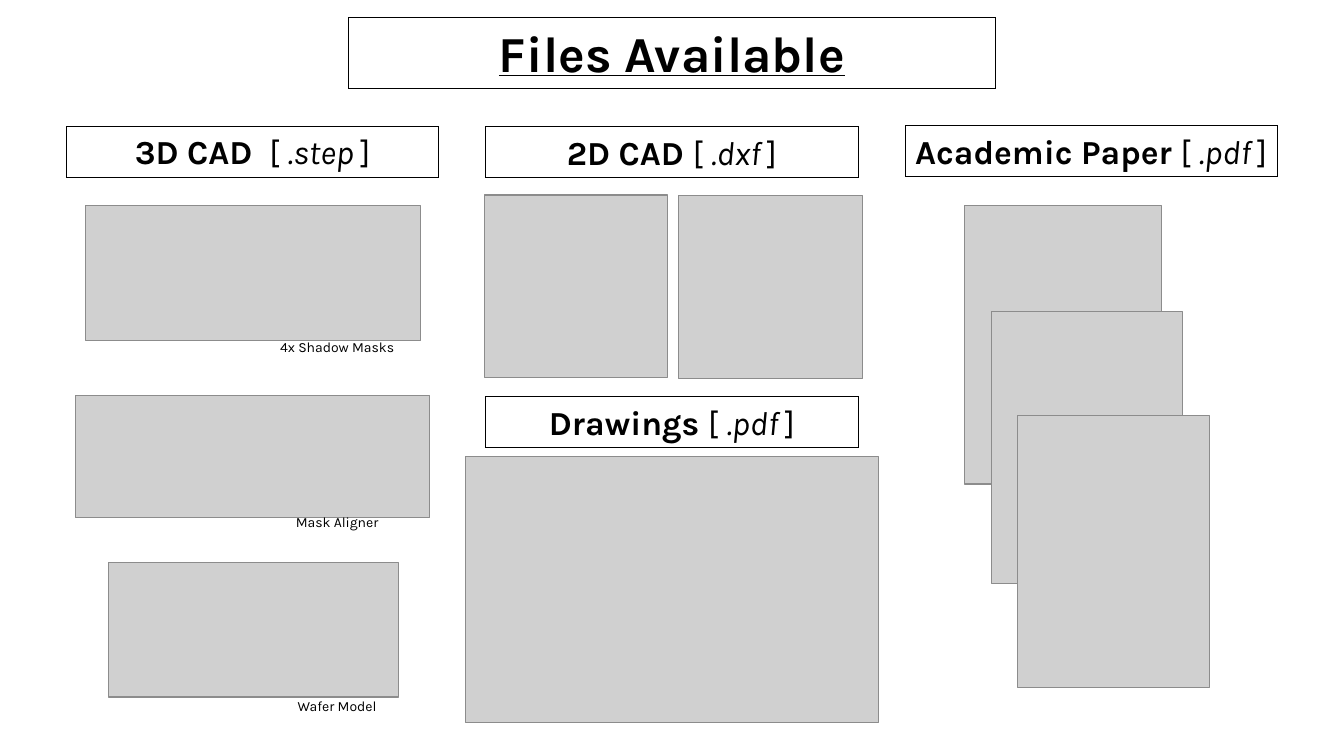
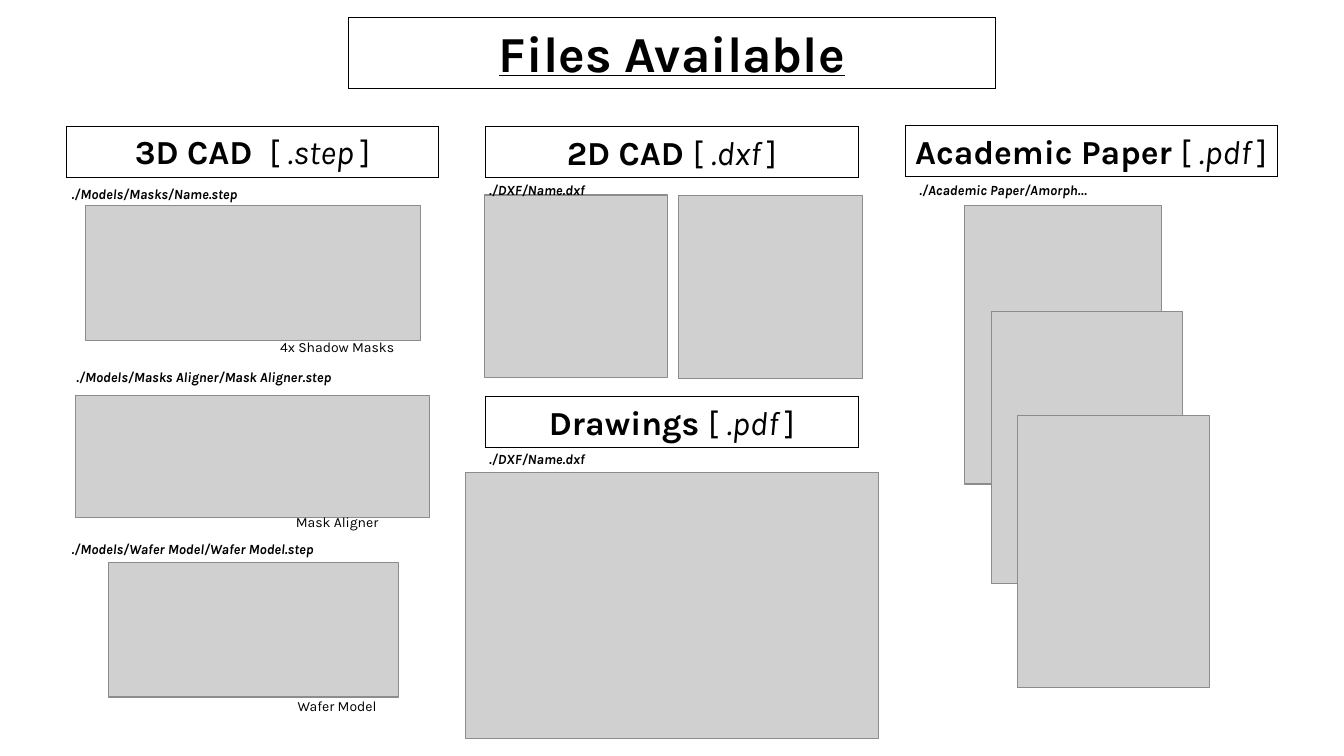
Before and after one commit to barajasalfredo13/Amorphous-Selenium-Vertical-Design, a slide deck: slide 1 of z.ReadMeAssets/ASeGrapheneDetector.pptx (slide 5 before the commit). Drawn at 1344x756 pixels with LibreOffice and Linux fonts; fonts in the diff are those of the drawing; grey boxes stand for pictures. Boxes give left, top, right and bottom in pixels: in the first picture for what was removed or moved away, otherwise in the second. Text is boxed around its words. In the diff, an @@ line names an element or a change of style, - is before the commit and + after.

```diff
--- a/z.ReadMeAssets/ASeGrapheneDetector.pptx
+++ b/z.ReadMeAssets/ASeGrapheneDetector.pptx
@@ text added at (72,188,238,203), 10 pt, text #000000, bold, italic @@
+./Models/Masks/Name.step
@@ text added at (489,182,584,196), 10 pt, text #000000, bold, italic @@
+./DXF/Name.dxf
@@ text added at (919,184,1087,199), 10 pt, text #000000, bold, italic @@
+./Academic Paper/Amorph…
@@ text added at (76,371,331,386), 10 pt, text #000000, bold, italic @@
+./Models/Masks Aligner/Mask Aligner.step
@@ picture: place and size @@
-picture at (466,457,879,723)
+picture at (466,473,879,739)
@@ text added at (489,453,584,465), 10 pt, text #000000, bold, italic @@
+./DXF/Name.dxf
@@ text added at (72,543,314,558), 10 pt, text #000000, bold, italic @@
+./Models/Wafer Model/Wafer Model.step
```
Also in this commit, not shown: 2 other slides changed, 6 other files.
